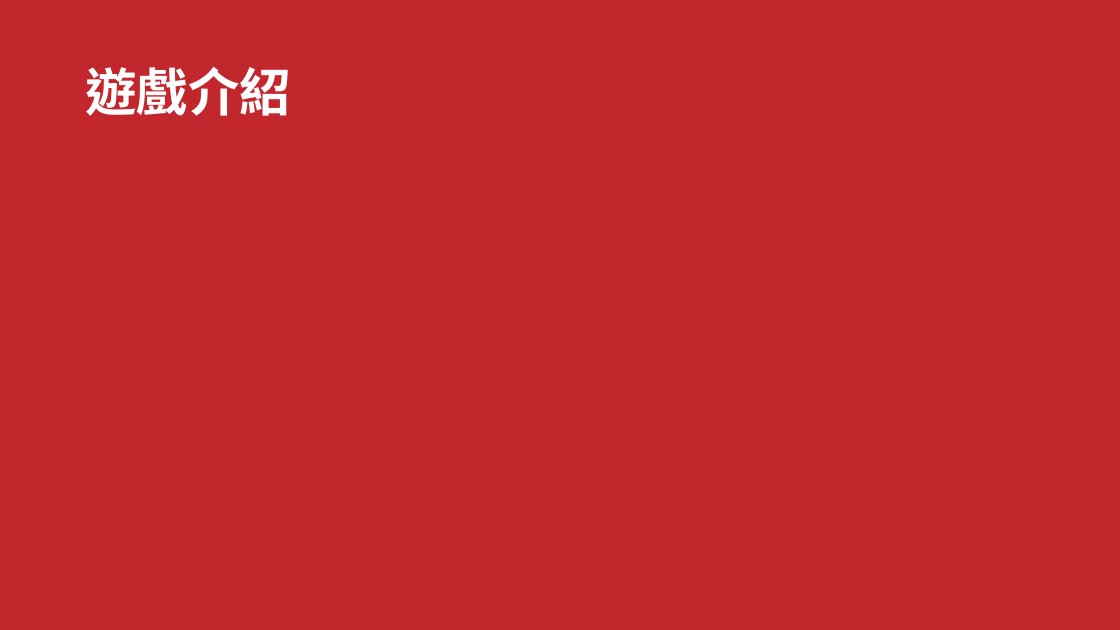
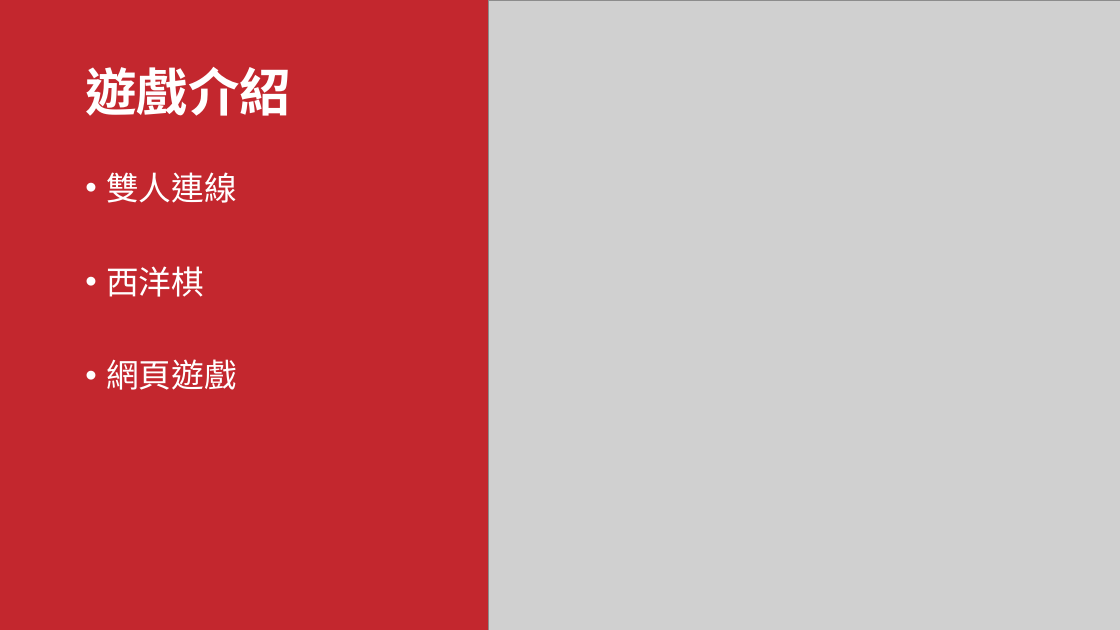
Before and after one commit to LiSeng0903/NWA-Chess, a slide deck: slide 2 of Presentation.pptx. Drawn at 1120x630 pixels with LibreOffice and Linux fonts; fonts in the diff are those of the drawing; grey boxes stand for pictures. Boxes give left, top, right and bottom in pixels: in the first picture for what was removed or moved away, otherwise in the second. Text is boxed around its words. In the diff, an @@ line names an element or a change of style, - is before the commit and + after.

```diff
--- a/Presentation.pptx
+++ b/Presentation.pptx
@@ picture added at (x1=489, y1=0, x2=1120, y2=630) @@
@@ text added at (x1=106, y1=172, x2=237, y2=390), 28 pt, text #FFFFFF @@
+• 雙人連線
+• 西洋棋
+• 網頁遊戲
```
Also in this commit, not shown: 3 other slides changed, 1 slide removed, 2 other files.
